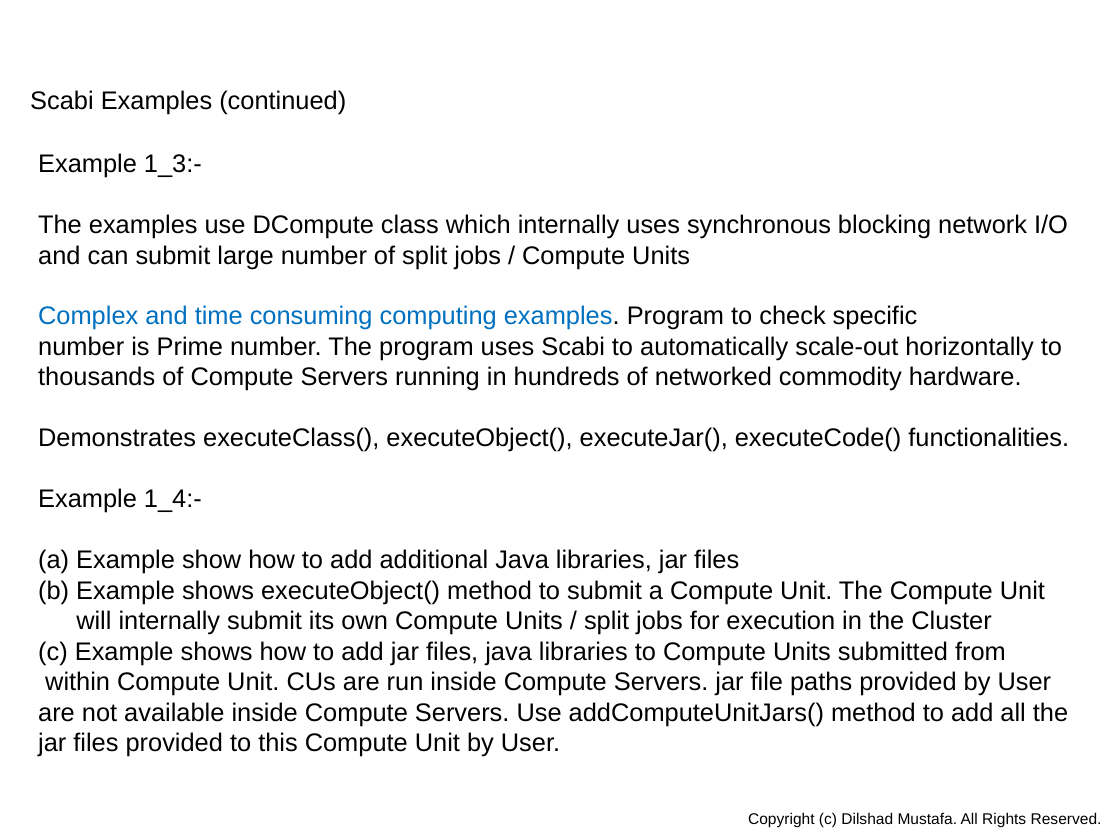
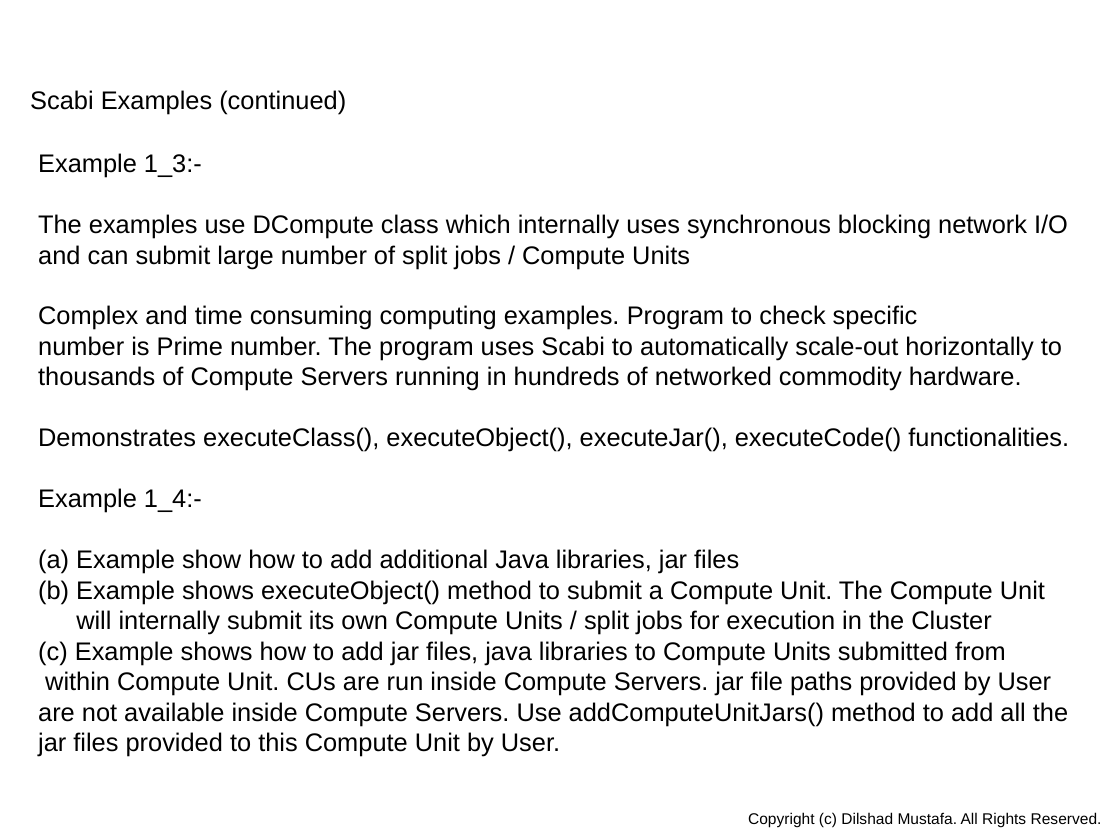
Before and after one commit to dilshadmustafa/scabi, a slide deck: slide 55 of Documentation/Scabiv0.2.pptx. Drawn at 1120x840 pixels with LibreOffice and Linux fonts; fonts in the diff are those of the drawing. Boxes give left, top, right and bottom in pixels: in the first picture for what was removed or moved away, otherwise in the second. Text is boxed around its words. In the diff, an @@ line names an element or a change of style, - is before the commit and + after.

```diff
--- a/Documentation/Scabiv0.2.pptx
+++ b/Documentation/Scabiv0.2.pptx
@@ text at [38,305,918,330]: text colour #0070C0 to #000000 in "Complex and time consuming computing examples." @@
```
Also in this commit, not shown: 5 other slides changed.
